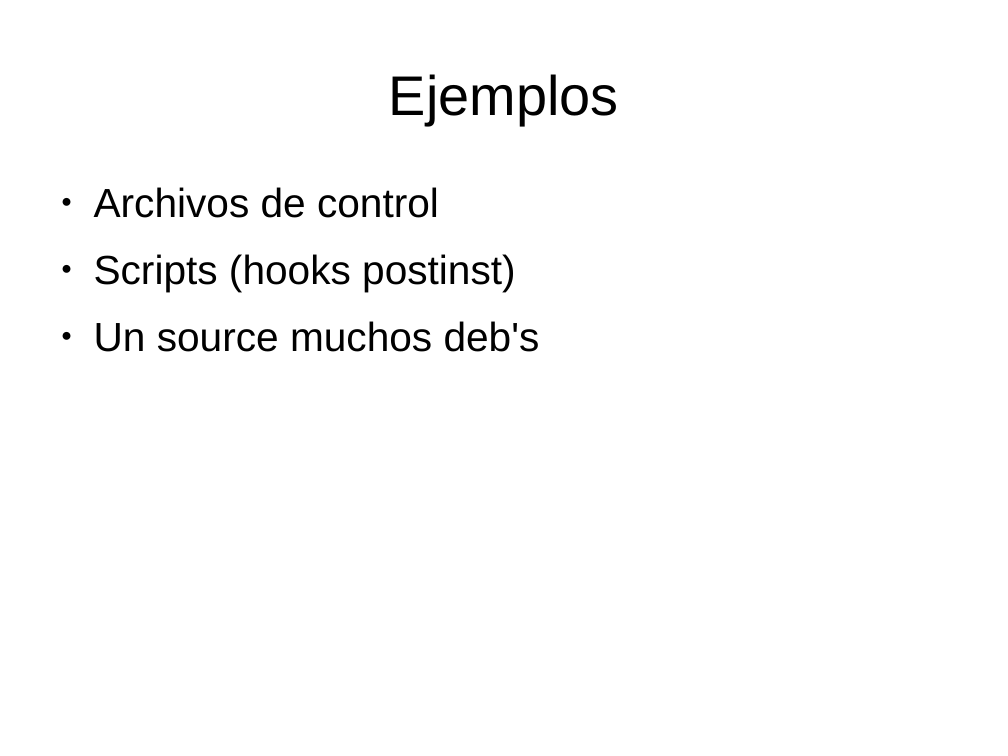
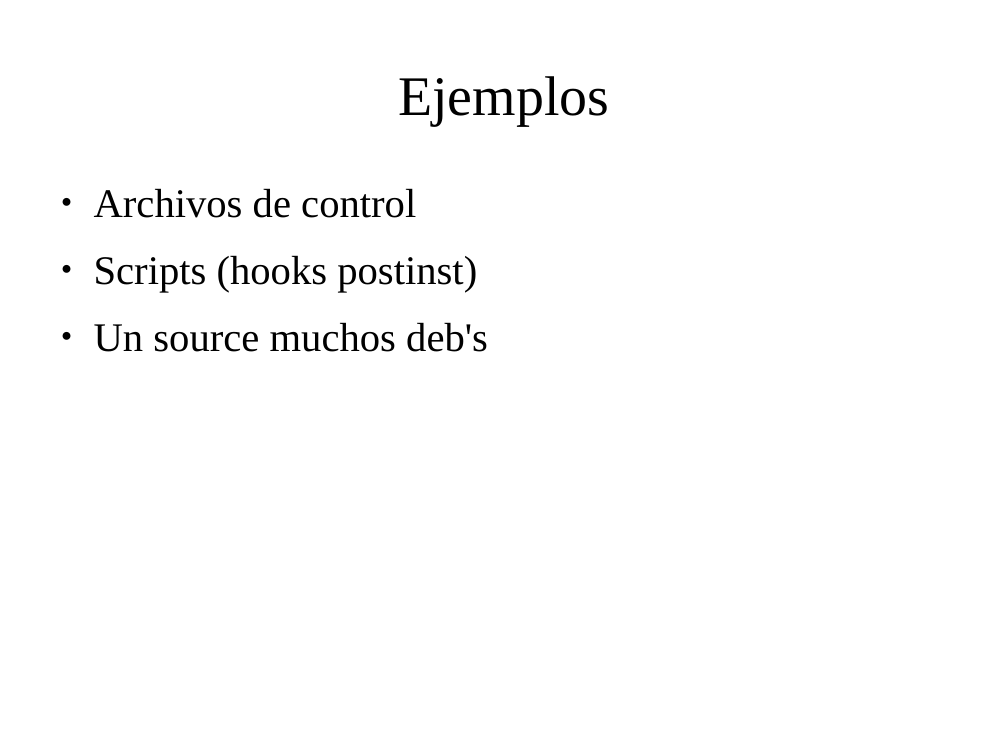
Before and after one commit to HuayraLinux/charlas, a slide deck: slide 9 of talleres/empaquetado/empaquetando.odp (slide 8 before the commit). Drawn at 1008x756 pixels with LibreOffice and Linux fonts; fonts in the diff are those of the drawing; background and template pictures are left out. Boxes give left, top, right and bottom in pixels: in the first picture for what was removed or moved away, otherwise in the second. Text is boxed around its words. In the diff, an @@ line names an element or a change of style, - is before the commit and + after.

```diff
--- a/talleres/empaquetado/empaquetando.odp
+++ b/talleres/empaquetado/empaquetando.odp
@@ title "Ejemplos" at <box>398,76,609,126</box>: font Arial to Times New Roman @@
@@ text "Archivos de control" at <box>94,188,488,352</box>: font Arial to Times New Roman @@
```
Also in this commit, not shown: 9 other slides changed, 1 slide added.
